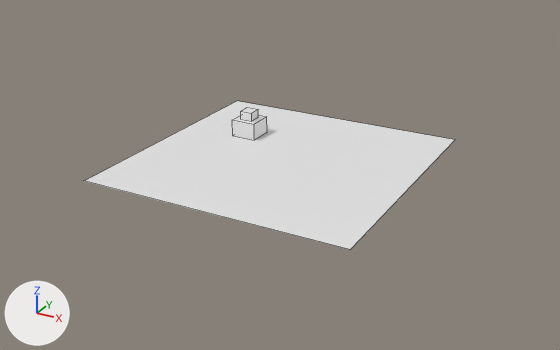
A saved change to the Blender file game.blend.
Camera for both pictures: a 50 mm lens placed at (38.0, -69.4, 32.7), pointed at (-1.3, 2.1, -3.0). Lighting does not change. The marker at lower left points along +X, +Y and +Z. Mesh edges are drawn as thin lines. Materials are left out; every surface is plain grey.

Before the edit, the objects in view are built like this:
```python
me_basegreen = bpy.data.meshes.new('baseGreen')
me_basegreen.from_pydata(...)  # a box spanning x -1.5..1.5, y -1.5..1.5, z -1.0..1.0; a box spanning x -0.75..0.75, y -0.75..0.75, z 1.0..2.0
me_basegreen.materials.append(mat_basegreen)
me_floor_001 = bpy.data.meshes.new('Floor.001')
me_floor_001.from_pydata([(1.0, -1.0, 0.0), (-1.0, -1.0, 0.0), (1.0, 1.0, 0.0), (-1.0, 1.0, 0.0)], [], [(1, 0, 2, 3)])
me_floor_001.materials.append(mat_floor)
ob_basegreen = bpy.data.objects.new('BaseGreen', me_basegreen)
ob_basegreen.location = (-7.0, 5.0, 1.0)
ob_floor = bpy.data.objects.new('Floor', me_floor_001)
ob_floor.location = (0.0, 0.0, 0.0)
ob_floor.scale = (15.0, 15.0, 15.0)
```
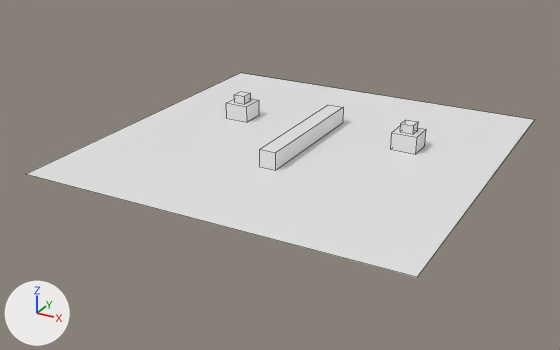
Where the change shows, as pixel boxes (x1, y1, x2, y2) in the pictures (560 x 350 px):
'Floor', reshaped (37% wider, 38% taller): before (85, 101, 454, 249); after (27, 73, 534, 277)
'Wall1', added: after (260, 105, 343, 170)
'BaseGreen', moved: before (232, 107, 267, 140); after (226, 91, 259, 122)
'baseRed', added: after (391, 120, 426, 154)

The change, as a diff of the scene's bpy script:
```diff
--- a/game.blend.py
+++ b/game.blend.py
@@ me_floor_001 @@
 me_floor_001.from_pydata(...)  # 4 vertices, 1 face; spans x -1.0..1.0, y -1.0..1.0, z 0.0
 # used by ob_floor; location = (0.0, 0.0, 0.0); scale = (15.0, 15.0, 15.0)
-me_floor_001.vertices[0].co = (1.0, -1.0, 0.0)  # pixel (350, 249)
-me_floor_001.vertices[1].co = (-1.0, -1.0, 0.0)  # pixel (83, 180)
-me_floor_001.vertices[2].co = (1.0, 1.0, 0.0)  # pixel (455, 139)
-me_floor_001.vertices[3].co = (-1.0, 1.0, 0.0)  # pixel (236, 100)
+# me_floor_001 part 1
+me_floor_001.vertices[0].co = (1.44, -1.11, 0.0)  # pixel (417, 277)
+me_floor_001.vertices[1].co = (-1.44, -1.11, 0.0)  # pixel (25, 174)
+me_floor_001.vertices[2].co = (1.44, 1.77, 0.0)  # pixel (534, 119)
+me_floor_001.vertices[3].co = (-1.44, 1.77, 0.0)  # pixel (240, 72)
@@ me_basered_001 @@
+me_basered_001.from_pydata(...)  # a box spanning x -1.5..1.5, y -1.5..1.5, z -1.0..1.0; a box spanning x -0.75..0.75, y -0.75..0.75, z 1.0..2.0
@@ me_wall1 @@
+me_wall1.from_pydata(...)  # a box spanning x -1.0..1.0, y -13.0..4.0, z -1.0..1.0
@@ ob_basegreen @@
 ob_basegreen = bpy.data.objects.new('BaseGreen', me_basegreen)
-ob_basegreen.location = (-7.0, 5.0, 1.0)
+ob_basegreen.location = (-11.0, 10.0, 1.0)
@@ ob_basered @@
+ob_basered = bpy.data.objects.new('baseRed', me_basered_001)
+ob_basered.location = (11.0, 10.0, 1.0)
@@ ob_wall1 @@
+ob_wall1 = bpy.data.objects.new('Wall1', me_wall1)
+ob_wall1.location = (0.0, 10.0, 1.0)
```
